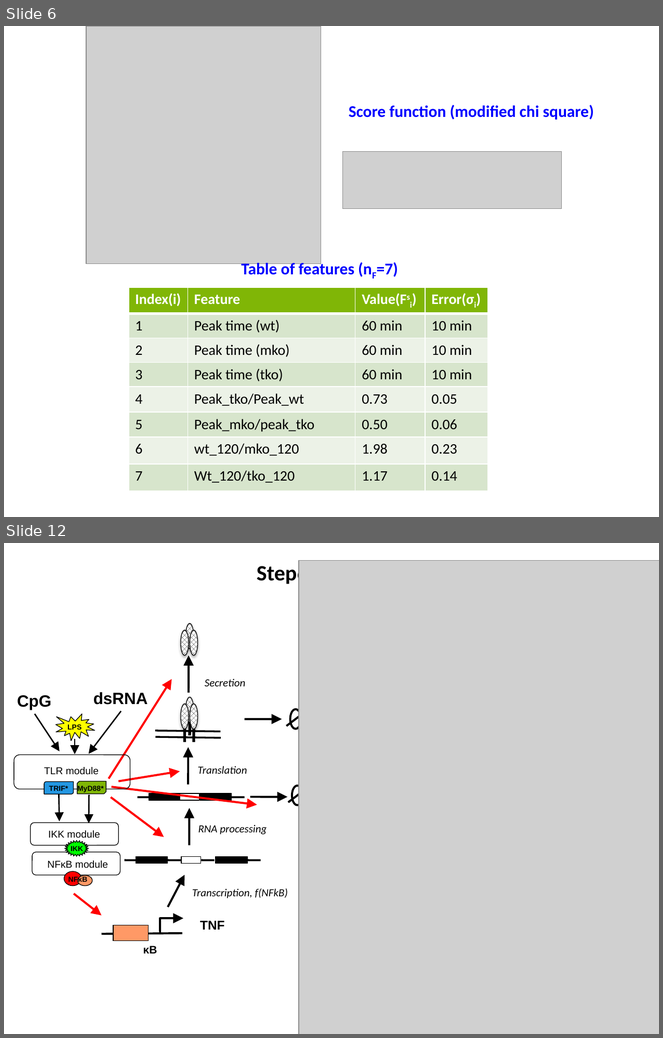
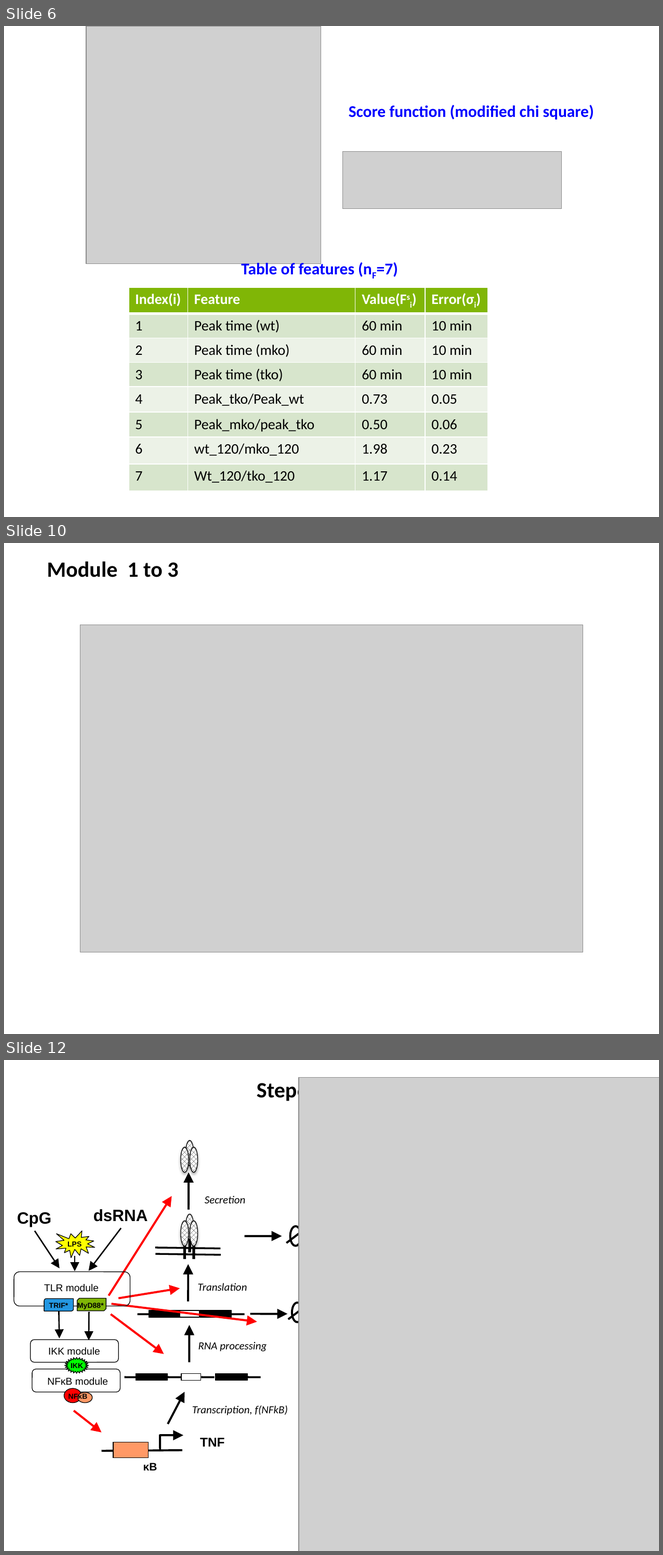
Before and after one commit to biomystery/TNF_regulation, a slide deck: TNF_Slides.pptx. Shown one above the other, each under a label of ours: slides 6 and 12 before the commit, slides 6, 10 and 12 after it; the slides between them are not shown. The pictures are 663x1038 and 663x1555 pixels, drawn with LibreOffice and Linux fonts; fonts in the diff are those of the drawing; grey boxes stand for pictures. Boxes give left, top, right and bottom in pixels: in the first picture for what was removed or moved away, otherwise in the second. Text is boxed around its words. In the diff, an @@ line names an element or a change of style, - is before the commit and + after.

```diff
--- a/TNF_Slides.pptx
+++ b/TNF_Slides.pptx
@@ slide 10 added at (x1=4, y1=543, x2=659, y2=1034), background #FFFFFF @@
@@ text added at (x1=47, y1=561, x2=178, y2=577), 24 pt, text #000000, bold @@
+Module 1 to 3
@@ picture added at (x1=80, y1=625, x2=583, y2=953) @@
```
Also in this commit, not shown: 3 slides changed, 1 slide removed, 20 other files.
